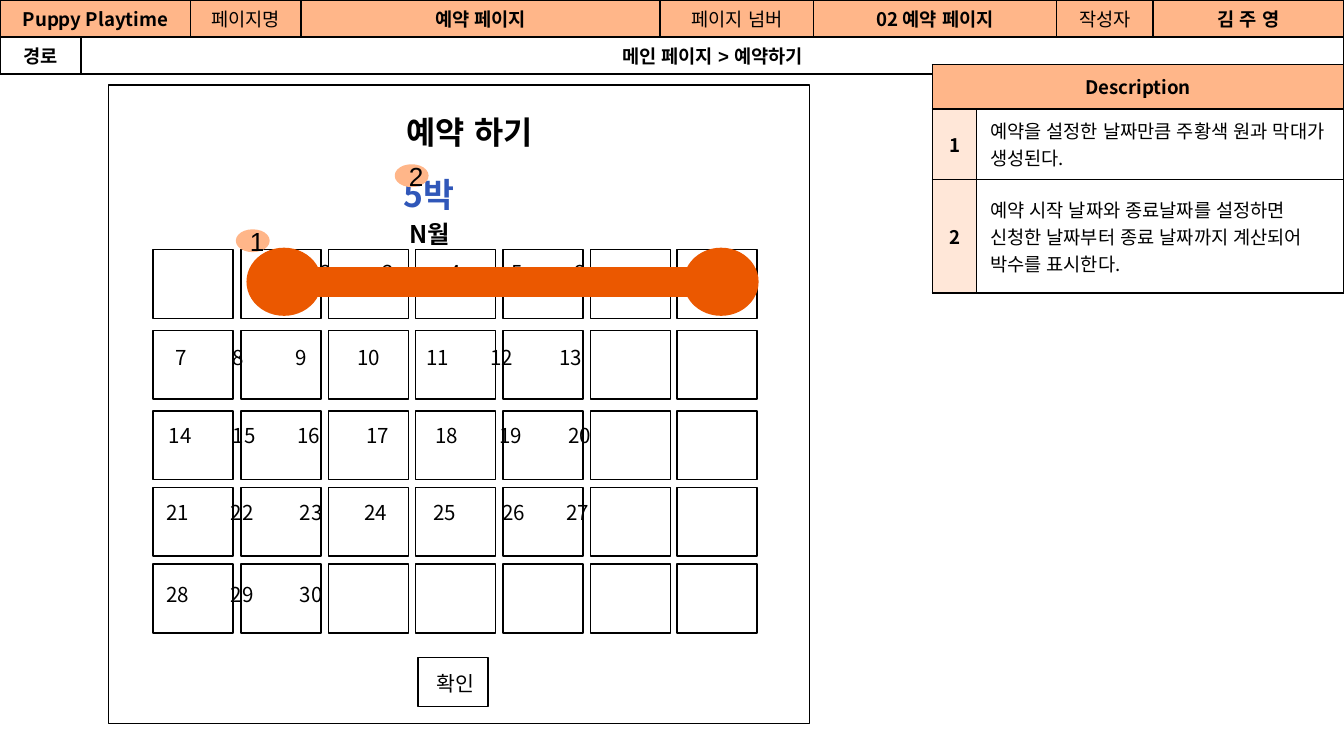
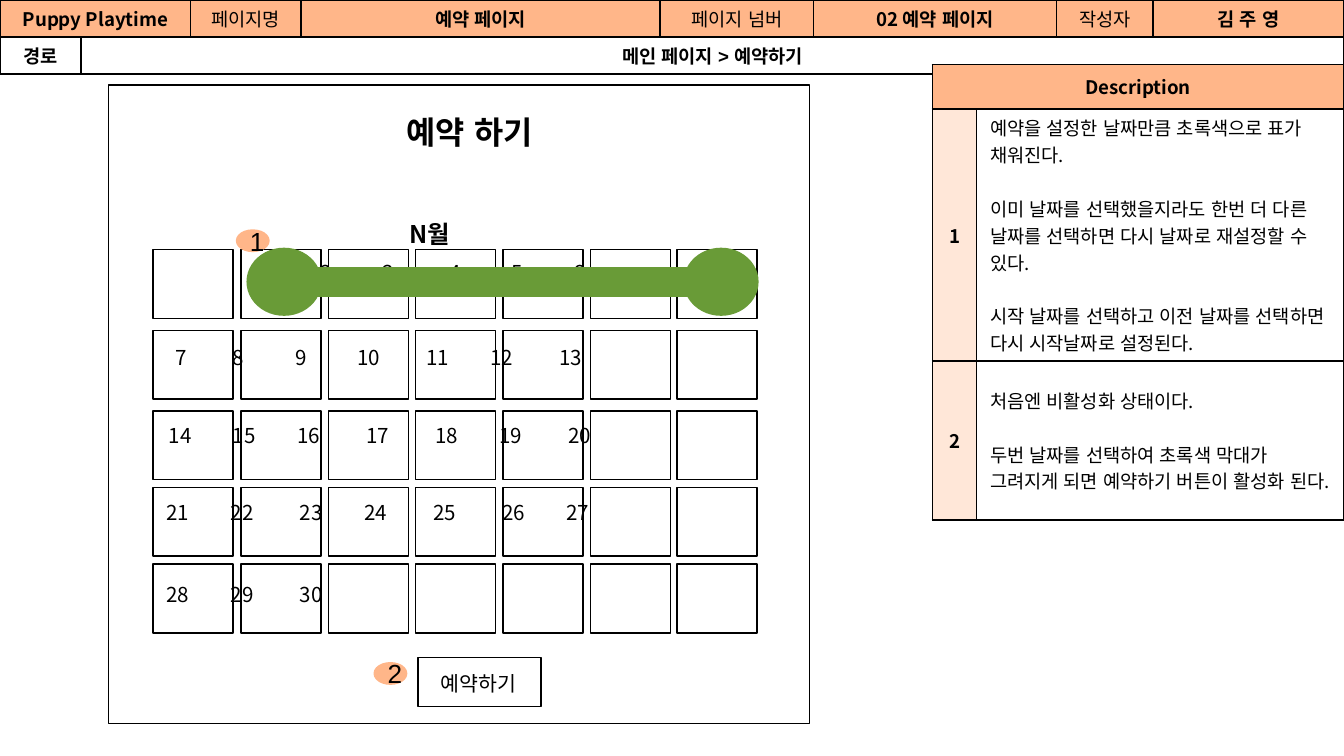
Before and after one commit to Jogging-Kim-Chaebak/PuppyPlaytime, a slide deck: slide 29 of 프로젝트 산출물/9. 스토리보드/Puppy Playtime 사용자 스토리보드.pptx. Drawn at 1344x756 pixels with LibreOffice and Linux fonts; fonts in the diff are those of the drawing. Boxes give left, top, right and bottom in pixels: in the first picture for what was removed or moved away, otherwise in the second. Text is boxed around its words. In the diff, an @@ line names an element or a change of style, - is before the commit and + after.

```diff
--- a/프로젝트 산출물/9. 스토리보드/Puppy Playtime 사용자 스토리보드.pptx
+++ b/프로젝트 산출물/9. 스토리보드/Puppy Playtime 사용자 스토리보드.pptx
@@ table at (931, 65, 1343, 515) @@
-row 2, column 2: 예약을 설정한 날짜만큼 주황색 원과 막대가 생성된다.
+row 2, column 2: 예약을 설정한 날짜만큼 초록색으로 표가 채워진다. / 이미 날짜를 선택했을지라도 한번 더 다른 날짜를 선택하면 다시 날짜로 재설정할 수 있다. / 시작 날짜를 선택하고 이전 날짜를 선택하면 다시 시작날짜로 설정된다.
-row 3, column 2: 예약 시작 날짜와 종료날짜를 설정하면 신청한 날짜부터 종료 날짜까지 계산되어 박수를 표시한다.
+row 3, column 2: 처음엔 비활성화 상태이다. / 두번 날짜를 선택하여 초록색 막대가 그려지게 되면 예약하기 버튼이 활성화 된다.
@@ text removed at (404, 172, 455, 210) @@
-5박
@@ ellipse at (249, 250, 320, 314): fill #EB5800 to #699B37; outline #EB5800 2 pt to #699B37 2 pt @@
@@ rectangle at (301, 267, 703, 296): fill #EB5800 to #699B37; outline #EB5800 1.5 pt to #699B37 1.5 pt @@
@@ ellipse at (685, 250, 757, 314): fill #EB5800 to #699B37; outline #EB5800 2 pt to #699B37 2 pt @@
@@ rectangle: place and size @@
-rectangle at (418, 657, 488, 706)
+rectangle at (418, 657, 542, 706)
@@ ellipse "2": place and size @@
-ellipse "2" at (396, 167, 426, 185)
+ellipse "2" at (375, 664, 405, 683)
@@ text at (441, 674, 517, 693): text changed @@
-확인
+예약하기
```
Also in this commit, not shown: 4 other slides changed, 6 slides added, 5 slides removed, 9 other files.
